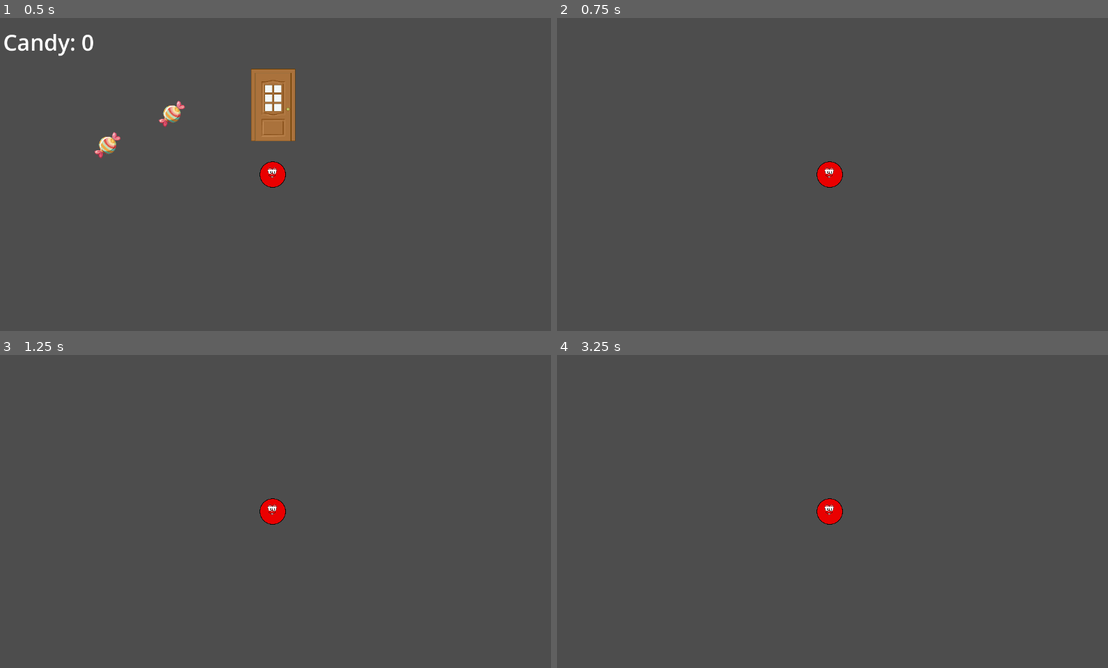
Above: before the commit, frames 1-4 (two rows, left to right).
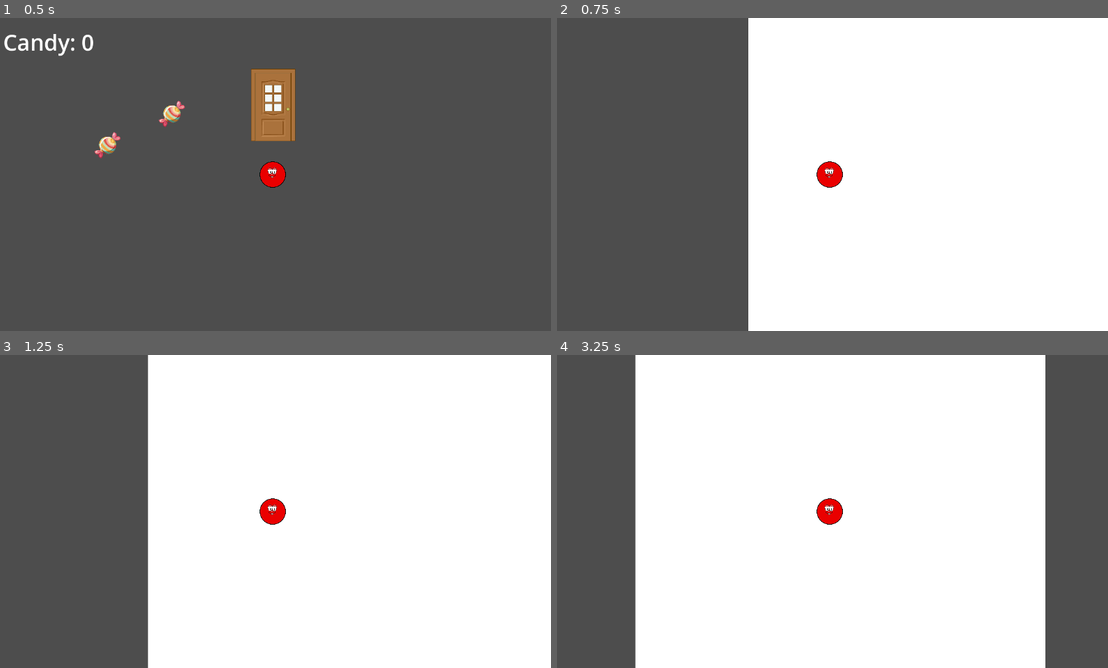
Above: after the commit, the same moments.

Repository: ariestantodion/masks-jam-86
Game: Godot game, scene res://scenes/Main.tscn
Two runs of this game, one before a commit and one after it. Both use one fixed random seed, a clock stepped at 60 frames per second and the inputs below. This scene is started directly instead of the project's main scene.
Inputs:
- Up to frame 1 (0.5 s): no input
- Up to frame 2 (0.75 s): tap Enter at 0.5 s; hold Right (ui_right) from 0.53 s (still down); tap E (Interact) at 0.6 s
- Up to frame 3 (1.25 s): keep holding Right (ui_right)
- Up to frame 4 (3.25 s): release Right (ui_right) at 1.28 s; hold Down (ui_down) 1.28-2.03 s; tap E (Interact) at 1.35, 2.1, 2.85 s; hold Right (ui_right) 2.03-2.78 s; hold Up (ui_up) from 2.78 s (still down)

Frame 1 is identical in both runs. In frame 2, 65% of the frame differs, in the area x 34-100%, y 0-100%; in frame 3, 73%; in frame 4, 74%, in the area x 14-89%, y 0-100%.

Commit message:
Integration & Cleanup
Day 1 Complete:

- Player that can press E in front of a door, sending them to the house scene.
- A house scene with walls and a goal.
- Once goal is touched, player is sent back to the street scene.

Diff:
--- a/project.godot
+++ b/project.godot
@@ -13,7 +13,7 @@
 config/name="masks-jam-86"
 run/main_scene="uid://bjy7ad5rmfr4s"
 config/features=PackedStringArray("4.4", "Forward Plus")
-config/icon="res://icon.svg"
+config/icon="res://art/icon.svg"
 
 [display]
 
--- a/scenes/Candy.tscn
+++ b/scenes/Candy.tscn
@@ -1,6 +1,6 @@
 [gd_scene load_steps=4 format=3 uid="uid://b00b0eq641rgt"]
 
-[ext_resource type="Script" uid="uid://bx10t7o0ne0gf" path="res://scripts/candy.gd" id="1_wg2qc"]
+[ext_resource type="Script" uid="uid://bx10t7o0ne0gf" path="res://scripts/Candy.gd" id="1_wg2qc"]
 [ext_resource type="Texture2D" uid="uid://dv5xire4d3pj1" path="res://art/candy.png" id="2_ync5j"]
 
 [sub_resource type="CapsuleShape2D" id="CapsuleShape2D_g1wbm"]
--- a/scenes/Pumpkin.tscn
+++ b/scenes/Pumpkin.tscn
@@ -19,12 +19,4 @@
 scale = Vector2(0.19, 0.19)
 texture = ExtResource("1_eoxd6")
 
-[node name="Label" type="Label" parent="."]
-modulate = Color(1, 0, 0, 1)
-offset_left = -22.0
-offset_top = -69.0
-offset_right = 22.0
-offset_bottom = -46.0
-text = "GOAL"
-
 [connection signal="body_entered" from="." to="." method="_on_body_entered"]
--- a/scenes/Street.tscn
+++ b/scenes/Street.tscn
@@ -1,11 +1,11 @@
 [gd_scene load_steps=3 format=3 uid="uid://4wq6cqbxa5u6"]
 
 [ext_resource type="PackedScene" uid="uid://bjy7ad5rmfr4s" path="res://scenes/Player.tscn" id="1_1kily"]
-[ext_resource type="PackedScene" uid="uid://b52k0mht2sy2q" path="res://scenes/TransitionLayer.tscn" id="2_1srjd"]
+[ext_resource type="PackedScene" uid="uid://c4rg7pvvp2wv1" path="res://scenes/Door.tscn" id="2_1srjd"]
 
 [node name="Street" type="Node2D"]
 
 [node name="Player" parent="." instance=ExtResource("1_1kily")]
 position = Vector2(150, 125)
 
-[node name="TransitionLayer" parent="." instance=ExtResource("2_1srjd")]
+[node name="Door" parent="." instance=ExtResource("2_1srjd")]
--- a/scenes/TransitionLayer.tscn
+++ b/scenes/TransitionLayer.tscn
@@ -1,6 +1,6 @@
 [gd_scene load_steps=2 format=3 uid="uid://b52k0mht2sy2q"]
 
-[ext_resource type="Script" uid="uid://cswj73h63owhd" path="res://TransitionLayer.gd" id="1_0hsmw"]
+[ext_resource type="Script" uid="uid://cswj73h63owhd" path="res://scripts/TransitionLayer.gd" id="1_0hsmw"]
 
 [node name="TransitionLayer" type="CanvasLayer"]
 script = ExtResource("1_0hsmw")
--- a/scripts/Door.gd
+++ b/scripts/Door.gd
@@ -1,12 +1,6 @@
-##Door.gd
+#Door.gd
 extends Area2D
-#
-#signal door_knocked
-#
-#func _on_Door_body_entered(body):
-	#if body.name == "Player":
-		#emit_signal("door_knocked")
-		#
+
 #Track whether the player is close enough to interact
 var player_nearby: bool = false
 
@@ -21,5 +15,5 @@
 func _process(delta):
 	# Check if the player is nearby AND presses the interact key ("E")
 	if player_nearby and Input.is_action_just_pressed("Interact"):
-		get_tree().change_scene_to_file("res://scenes/House1.tscn")
+		get_tree().change_scene_to_file("res://scenes/House_1.tscn")
 		print("Poop")
--- a/scripts/candy.gd
+++ b/scripts/candy.gd
@@ -1,4 +1,4 @@
-# Candy.gd
+#Candy.gd
 extends Area2D
 
 signal collected
Renamed: icon.svg -> art/icon.svg
Not shown, changed: art/icon.svg.import
Not shown: 1 places in scenes/House1.tscn that only renumber resources
Renamed: TransitionLayer.gd -> scripts/TransitionLayer.gd
Renamed: TransitionLayer.gd.uid -> scripts/TransitionLayer.gd.uid
